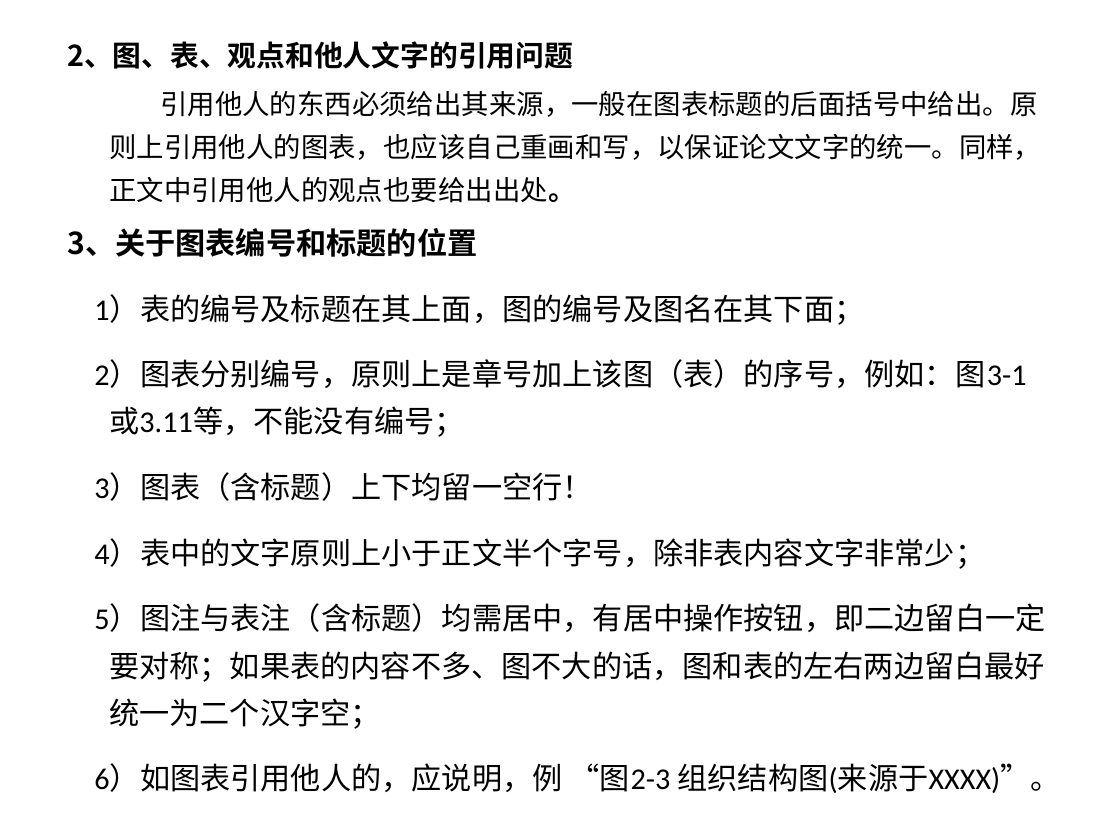
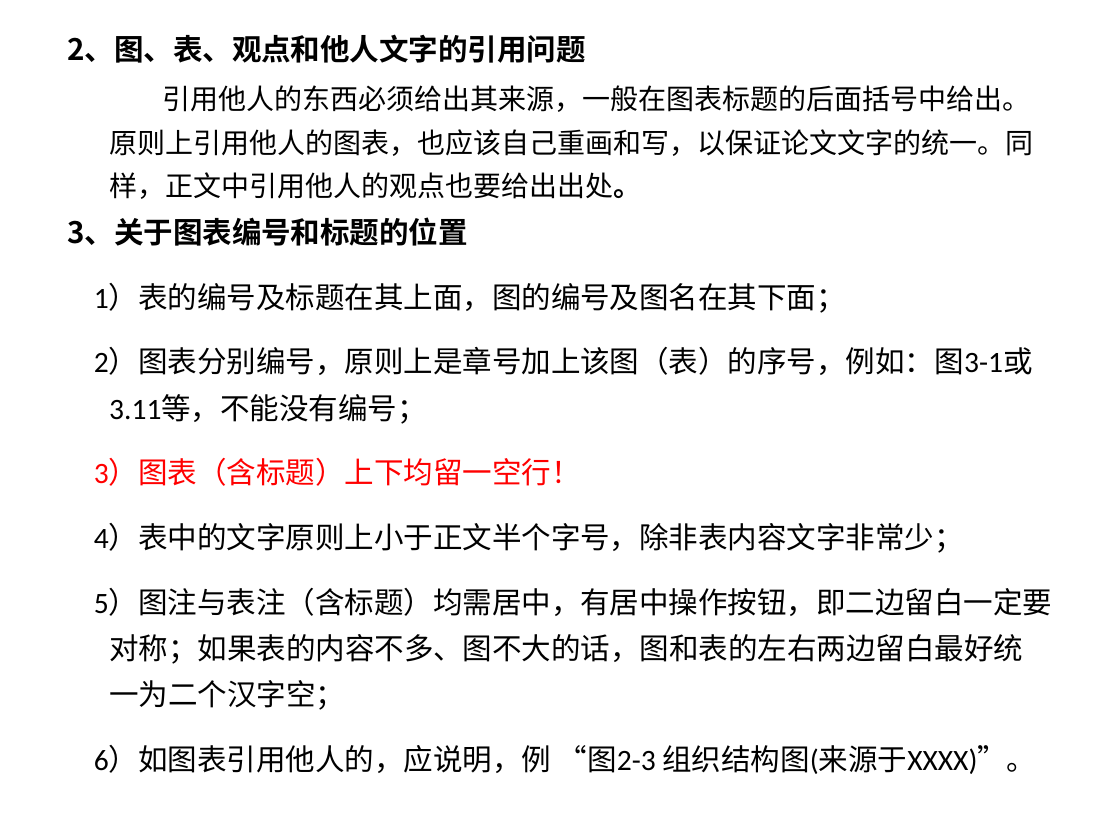
Before and after one commit to liaoliaoanxiao/mediumRepy, a slide deck: slide 5 of 教学文档/学位论文撰写及格式常见问题.pptx. Drawn at 1120x840 pixels with LibreOffice and Linux fonts; fonts in the diff are those of the drawing. Boxes give left, top, right and bottom in pixels: in the first picture for what was removed or moved away, otherwise in the second. Text is boxed around its words. In the diff, an @@ line names an element or a change of style, - is before the commit and + after.

```diff
--- a/教学文档/学位论文撰写及格式常见问题.pptx
+++ b/教学文档/学位论文撰写及格式常见问题.pptx
@@ text "2、图、表、观点和他人文字的引用问题" at box(67, 34, 1052, 774): size 18.5 to 19 pt in "2、图、表、观点和他人文字的引用问题"; size 17.6 to 18 pt in "引用他人的东西必须给出其来源，一般在图表标题的后面括号中给出。原则上引用他人的图表，也应该自己重画和写，以保证论文文字的 ..."; size 19.4 to 19 pt in "3、关于图表编号和标题的位置", "1）表的编号及标题在其上面，图的编号及图名在其下面；", "2）图表分别编号，原则上是章号加上该图（表）的序号，例如：图3-1或3.11等，不能没有编号；", "3）图表（含标题）上下均留一空行！" and 3 more places; text colour #000000 to #FF0000 in "3）图表（含标题）上下均留一空行！"; line spacing 1 to 0.8 @@
```
Also in this commit, not shown: 2 other files.
